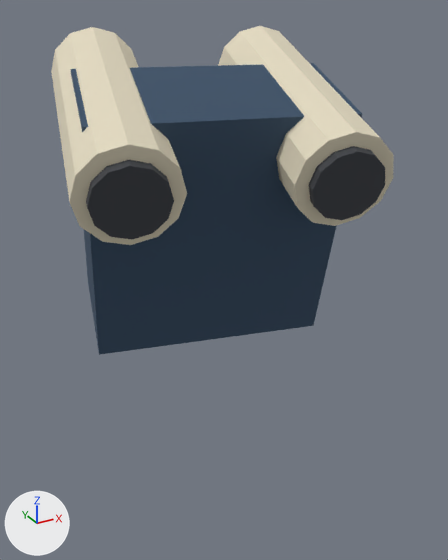
The glTF model godot/assets/units/w17/heavy.glb, before and after one commit.
Rendered twice from a 50 mm lens placed at (-0.94, -2.78, 14.58), pointed at (-0.36, -1.72, 14.05). Every picture has the same lights, and +X, +Y and +Z are marked at lower left. The picture after the commit comes second. Where no turn or scale is listed for an object, it has been applied to the vertices.

Objects in the first picture: 'rocket backpack__spine_03', 'rocket tube opening__spine_03', 'rocket tube opening__spine_03.001', 'rocket tube__spine_03', 'rocket tube__spine_03.001'.
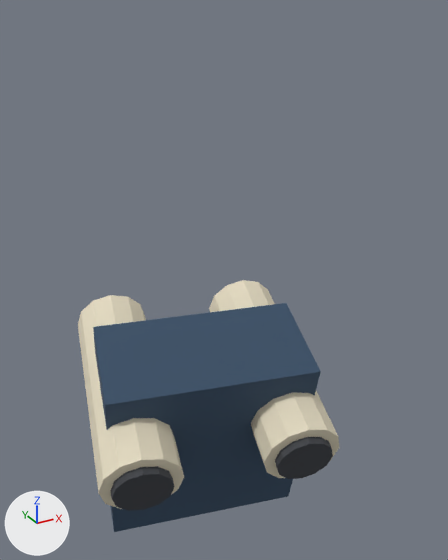
What differs and where, as boxes [x1, y1, x2, y2] in the pictures (448 x 560 px):
'rocket backpack__spine_03', moved
    before: [71, 63, 362, 355]
    after: [93, 303, 321, 532]
'rocket tube__spine_03', moved
    before: [51, 27, 187, 245]
    after: [78, 295, 184, 509]
'rocket tube__spine_03.001', moved
    before: [218, 26, 394, 226]
    after: [209, 280, 339, 478]
'rocket tube opening__spine_03', moved
    before: [86, 160, 174, 240]
    after: [111, 466, 175, 511]
'rocket tube opening__spine_03.001', moved
    before: [309, 146, 385, 220]
    after: [275, 437, 333, 479]

The change, as a diff of the scene's bpy script:
```diff
--- a/godot/assets/units/w17/heavy.glb.py
+++ b/godot/assets/units/w17/heavy.glb.py
@@ ob_rocket_backpack__spine_03 @@
 ob_rocket_backpack__spine_03 = bpy.data.objects.new('rocket backpack__spine_03', me_cube_003)
-ob_rocket_backpack__spine_03.location = (-0.423, -1.753, 14.223)
+ob_rocket_backpack__spine_03.location = (-0.403, -1.67, 13.68)
@@ ob_rocket_tube_opening__spine_03 @@
 ob_rocket_tube_opening__spine_03 = bpy.data.objects.new('rocket tube opening__spine_03', me_cylinder_015)
-ob_rocket_tube_opening__spine_03.location = (-0.644, -1.952, 14.328)
+ob_rocket_tube_opening__spine_03.location = (-0.622, -1.859, 13.715)
@@ ob_rocket_tube_opening__spine_03_001 @@
 ob_rocket_tube_opening__spine_03_001 = bpy.data.objects.new('rocket tube opening__spine_03.001', me_cylinder_017)
-ob_rocket_tube_opening__spine_03_001.location = (-0.313, -2.03, 14.328)
+ob_rocket_tube_opening__spine_03_001.location = (-0.291, -1.937, 13.715)
@@ ob_rocket_tube__spine_03 @@
 ob_rocket_tube__spine_03 = bpy.data.objects.new('rocket tube__spine_03', me_cylinder_014)
-ob_rocket_tube__spine_03.location = (-0.59, -1.723, 14.397)
+ob_rocket_tube__spine_03.location = (-0.568, -1.63, 13.785)
@@ ob_rocket_tube__spine_03_001 @@
 ob_rocket_tube__spine_03_001 = bpy.data.objects.new('rocket tube__spine_03.001', me_cylinder_016)
-ob_rocket_tube__spine_03_001.location = (-0.259, -1.802, 14.397)
+ob_rocket_tube__spine_03_001.location = (-0.237, -1.708, 13.785)
```
